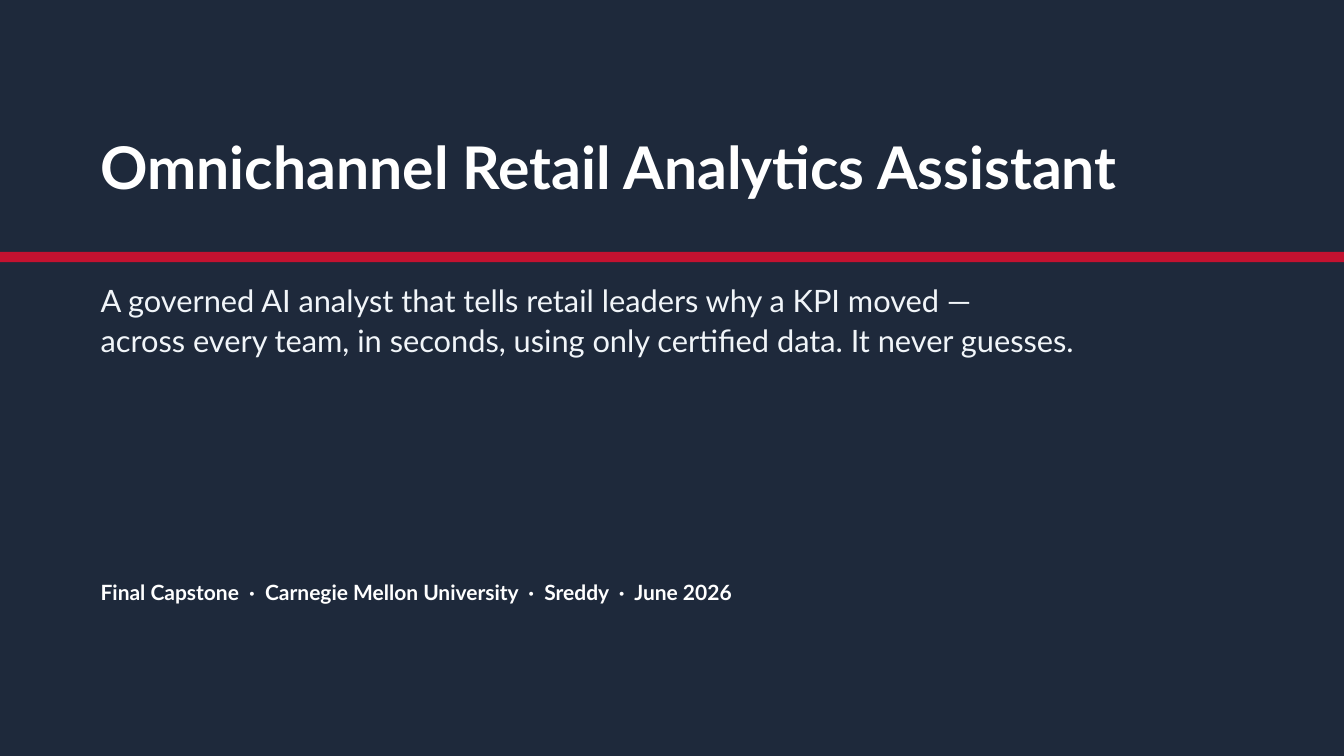
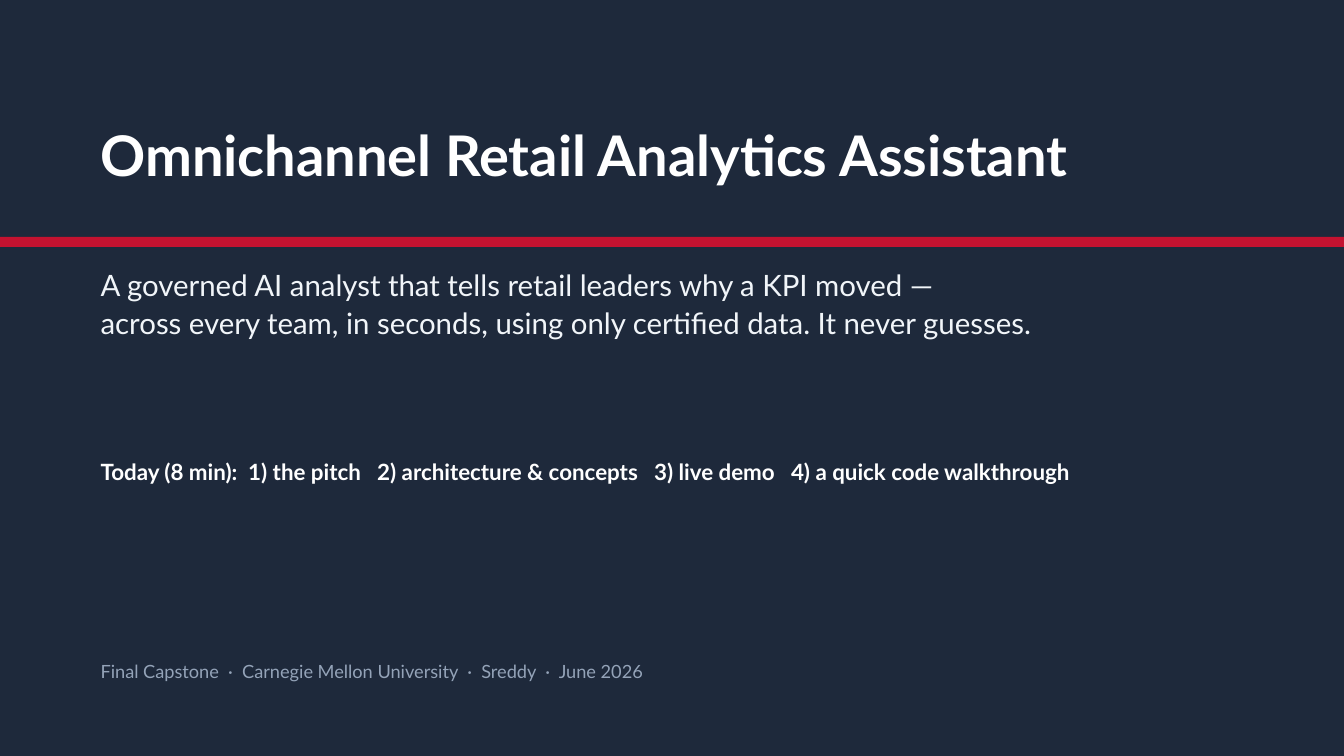
Before and after one commit to hreddy99/omnichannel-retail-analytics-assistant, a slide deck: slide 1 of presentation/Omnichannel_8min.pptx. Drawn at 1344x756 pixels with LibreOffice and Linux fonts; fonts in the diff are those of the drawing. Boxes give left, top, right and bottom in pixels: in the first picture for what was removed or moved away, otherwise in the second. Text is boxed around its words. In the diff, an @@ line names an element or a change of style, - is before the commit and + after.

```diff
--- a/presentation/Omnichannel_8min.pptx
+++ b/presentation/Omnichannel_8min.pptx
@@ text "Omnichannel Retail Analytics Assistant": place and size @@
-text "Omnichannel Retail Analytics Assistant" at (101, 145, 1117, 199)
+text "Omnichannel Retail Analytics Assistant" at (101, 134, 1067, 186)
@@ text "Omnichannel Retail Analytics Assistant" at (101, 134, 1067, 186): size 42 to 40 pt @@
@@ rectangle: place and size @@
-rectangle at (0, 252, 1344, 262)
+rectangle at (0, 237, 1344, 247)
@@ text "A governed AI analyst that ...": place and size @@
-text "A governed AI analyst that ..." at (101, 289, 1074, 358)
+text "A governed AI analyst that ..." at (101, 274, 1031, 339)
@@ text "A governed AI analyst that ..." at (101, 274, 1031, 339): size 22 to 21 pt @@
@@ text added at (101, 462, 1069, 484), 16 pt, text #FFFFFF, bold @@
+Today (8 min): 1) the pitch 2) architecture & concepts 3) live demo 4) a quick code walkthrough
@@ text "Final Capstone · Carnegie Mellon ...": place and size @@
-text "Final Capstone · Carnegie Mellon ..." at (101, 584, 732, 604)
+text "Final Capstone · Carnegie Mellon ..." at (101, 664, 643, 681)
@@ text "Final Capstone · Carnegie Mellon ..." at (101, 664, 643, 681): size 15 to 13 pt, text colour #FFFFFF to #94A3B8, bold off @@
```
Also in this commit, not shown: 4 other slides changed, 2 slides removed, 2 other files.
